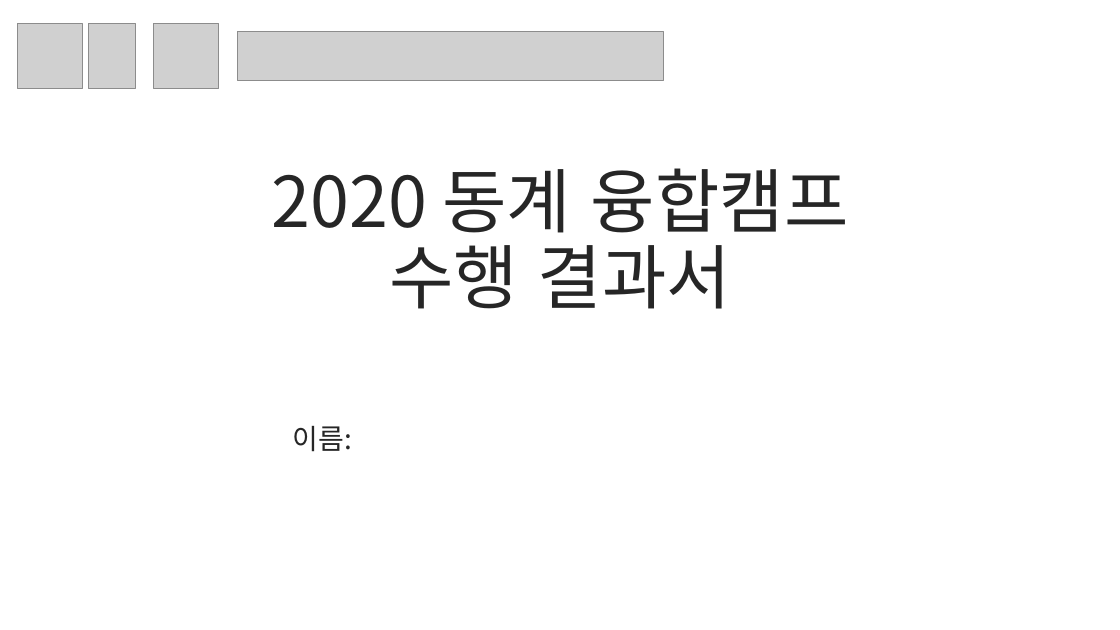
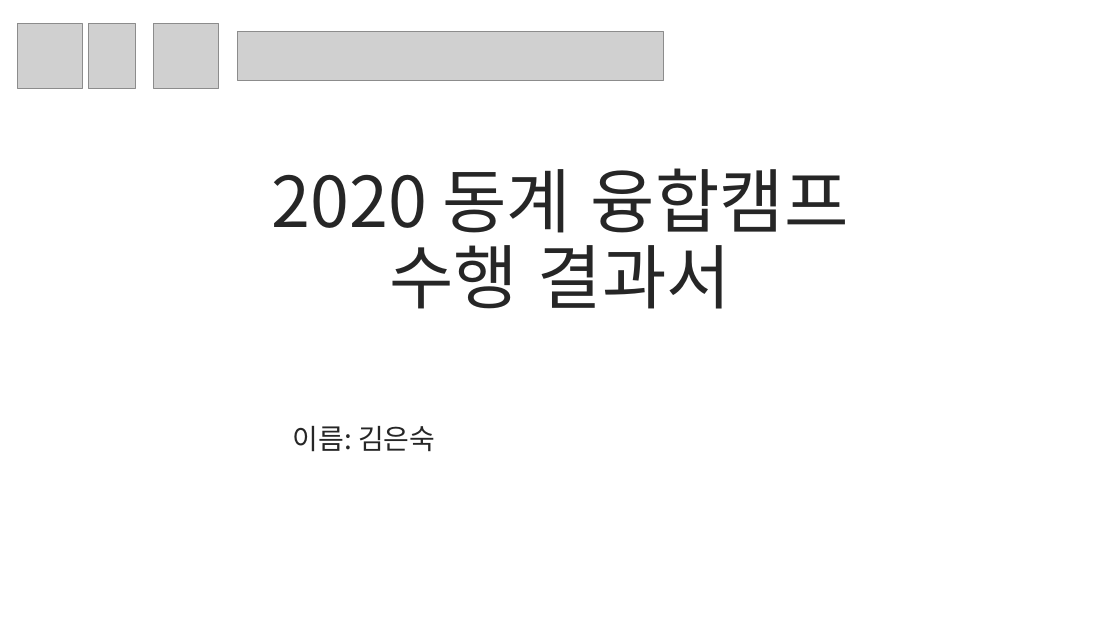
Before and after one commit to kuskus0625/Tm, a slide deck: slide 1 of doc/Report.pptx. Drawn at 1120x630 pixels with LibreOffice and Linux fonts; fonts in the diff are those of the drawing; grey boxes stand for pictures. Boxes give left, top, right and bottom in pixels: in the first picture for what was removed or moved away, otherwise in the second. Text is boxed around its words. In the diff, an @@ line names an element or a change of style, - is before the commit and + after.

```diff
--- a/doc/Report.pptx
+++ b/doc/Report.pptx
@@ subtitle at [293, 426, 435, 452]: text changed @@
-이름:
+이름: 김은숙
```
Also in this commit, not shown: 2 other slides changed, 1 other file.
